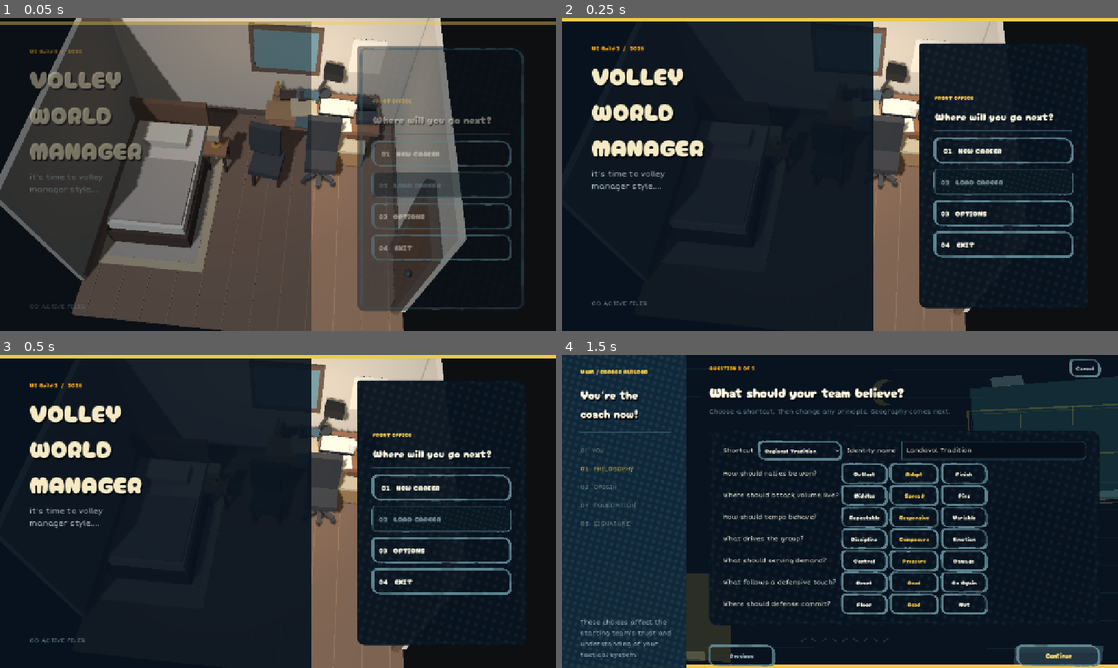
Above: before the commit, frames 1-4 (two rows, left to right).
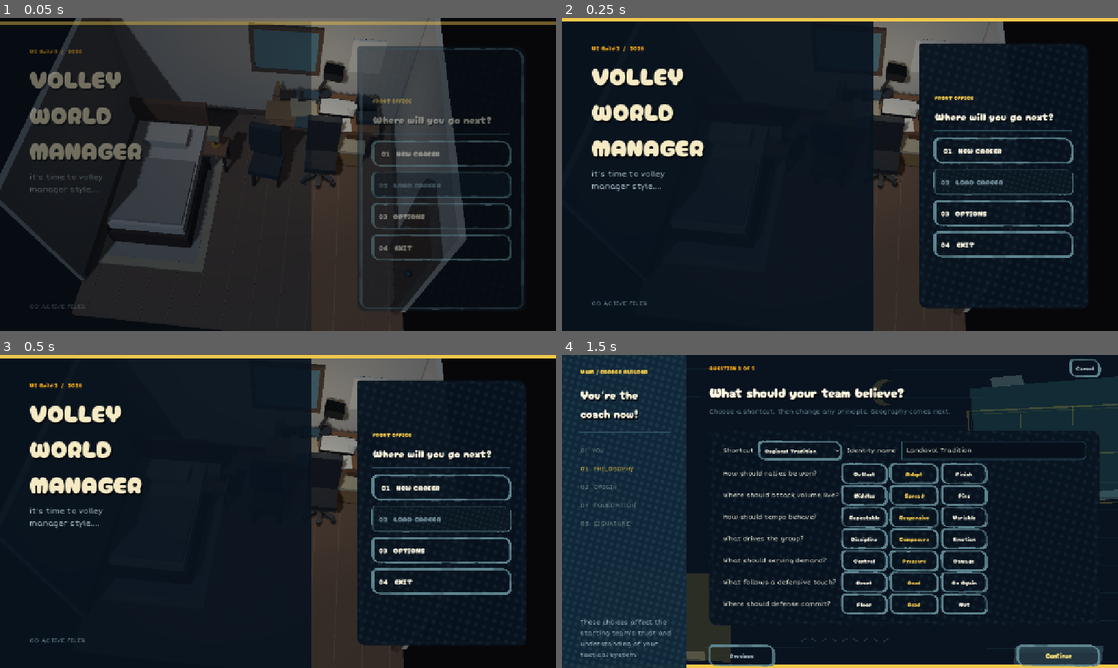
Above: after the commit, the same moments.

Repository: iracarranza/volley-world-manager
Game: Godot game, scene res://scenes/application.tscn
Two runs of this game, one before a commit and one after it. Both use one fixed random seed, a clock stepped at 60 frames per second and the inputs below.
Inputs:
- Up to frame 1 (0.05 s): no input
- Up to frame 2 (0.25 s): no input
- Up to frame 3 (0.5 s): no input
- Up to frame 4 (1.5 s): click "01 NEW CAREER" at 0.5 s; click "Continue" at 1.25 s

The runs differ from the first frame. In frame 1, 66% of the frame differs, in the area x 0-84%, y 0-100%; in frame 2, 9.8%; in frame 3, 9.9%; in frame 4, nothing differs.

Commit message:
Match office lighting to historical dark Desk

Diff:
--- a/scenes/office/canonical_office_low_poly.tscn
+++ b/scenes/office/canonical_office_low_poly.tscn
@@ -4,10 +4,10 @@
 
 [sub_resource type="Environment" id="Environment_office_low_poly"]
 background_mode = 1
-background_color = Color(0.055, 0.058, 0.064, 1)
+background_color = Color(0.026, 0.029, 0.034, 1)
 ambient_light_source = 3
-ambient_light_color = Color(0.72, 0.70, 0.66, 1)
-ambient_light_energy = 0.34
+ambient_light_color = Color(0.39, 0.40, 0.43, 1)
+ambient_light_energy = 0.22
 
 [node name="CanonicalOfficeLowPoly" type="Node3D"]
 script = ExtResource("1")
@@ -17,20 +17,20 @@
 
 [node name="WindowLight" type="DirectionalLight3D" parent="."]
 rotation_degrees = Vector3(-52, -25, 0)
-light_color = Color(0.90, 0.92, 0.98, 1)
-light_energy = 0.54
+light_color = Color(0.62, 0.69, 0.78, 1)
+light_energy = 0.30
 shadow_enabled = true
 
 [node name="WarmRoomFill" type="OmniLight3D" parent="."]
 position = Vector3(-0.55, 1.85, -0.75)
-light_color = Color(1, 0.78, 0.57, 1)
-light_energy = 0.24
+light_color = Color(0.78, 0.62, 0.48, 1)
+light_energy = 0.10
 omni_range = 4.0
 shadow_enabled = false
 
 [node name="DeskFill" type="OmniLight3D" parent="."]
-position = Vector3(1.05, 1.65, -1.0)
-light_color = Color(1, 0.9, 0.76, 1)
-light_energy = 0.15
+position = Vector3(1.05, 1.48, -1.08)
+light_color = Color(0.78, 0.73, 0.64, 1)
+light_energy = 0.10
 omni_range = 2.4
 shadow_enabled = false
